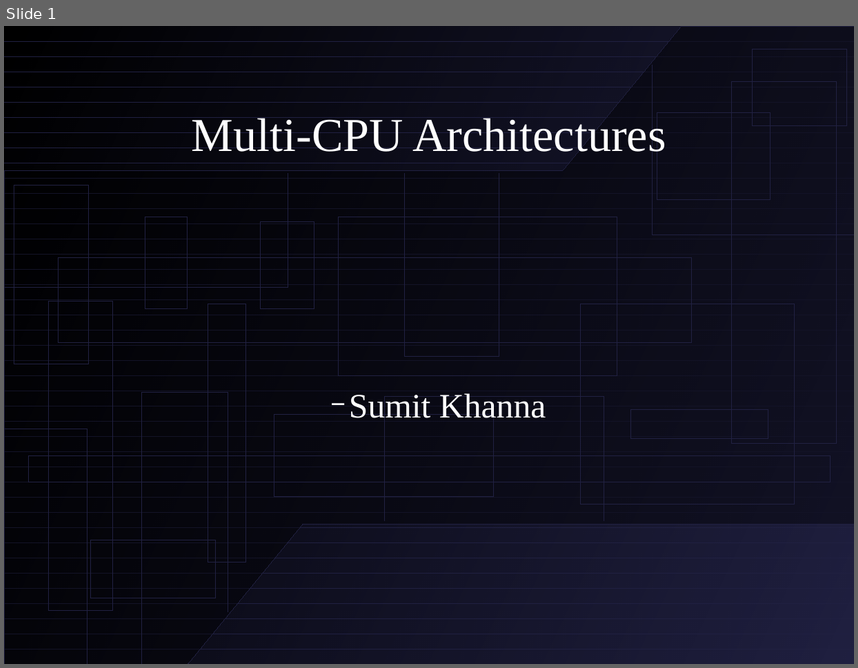
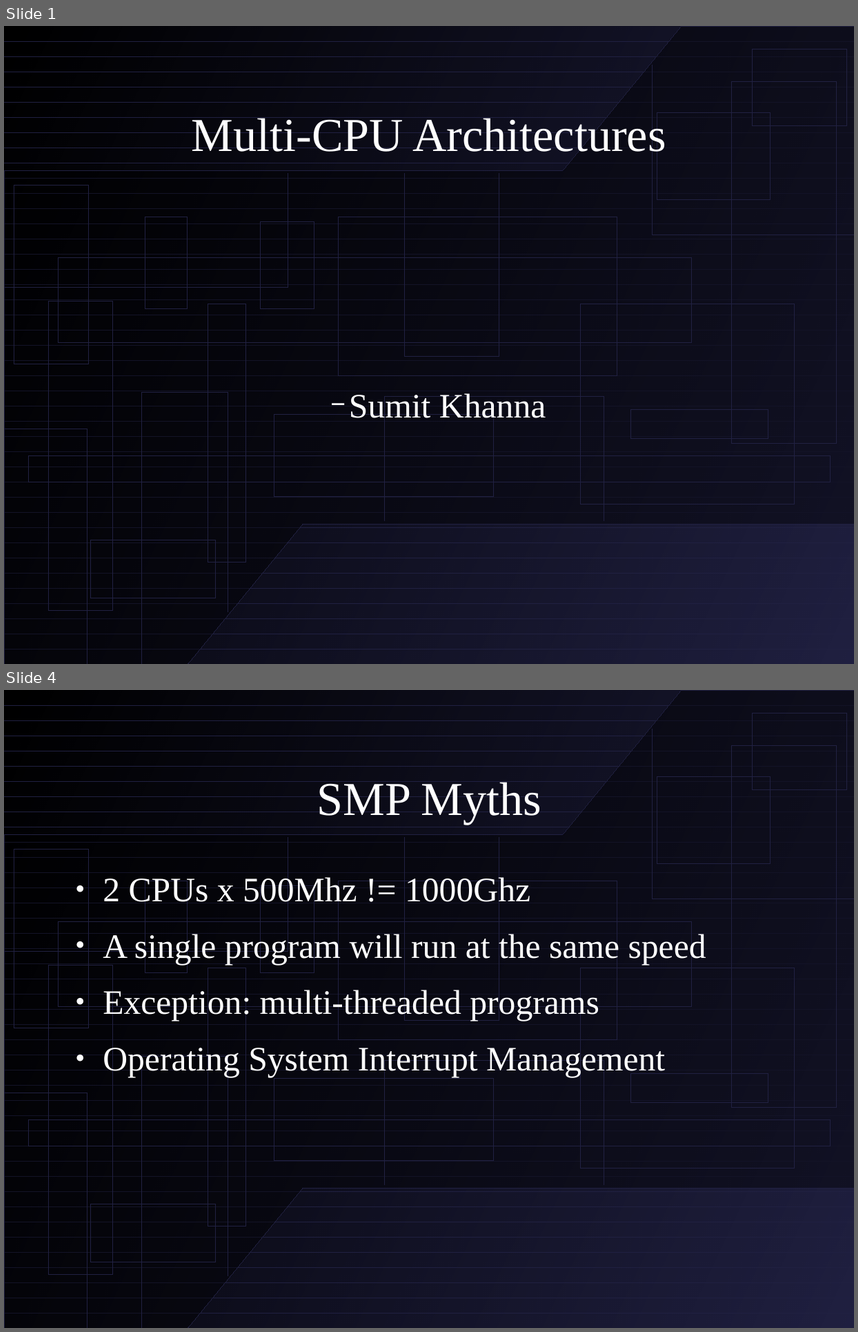
Before and after one commit to sumdog/assignments, a slide deck: cpsc-533/presentation.odp. Shown one above the other, each under a label of ours: slide 1 before the commit, slides 1 and 4 after it; the slides between them are not shown. The pictures are 858x668 and 858x1332 pixels, drawn with LibreOffice and Linux fonts; fonts in the diff are those of the drawing. Boxes give left, top, right and bottom in pixels: in the first picture for what was removed or moved away, otherwise in the second. Text is boxed around its words. In the diff, an @@ line names an element or a change of style, - is before the commit and + after.

```diff
--- a/cpsc-533/presentation.odp
+++ b/cpsc-533/presentation.odp
@@ slide 4 added at bbox=[4, 690, 854, 1328], background #FFFFFF; not listed: 66 template elements that a slide beside it also shows @@
@@ title added at bbox=[317, 781, 542, 824], 44 pt, text #FFFFFF @@
+SMP Myths
@@ text added at bbox=[103, 874, 706, 1077], 32 pt, text #FFFFFF @@
+● 2 CPUs x 500Mhz != 1000Ghz
+● A single program will run at the same speed
+● Exception: multi-threaded programs
+● Operating System Interrupt Management
```
Also in this commit, not shown: 2 slides changed, 4 other slides added, 3 other files.
